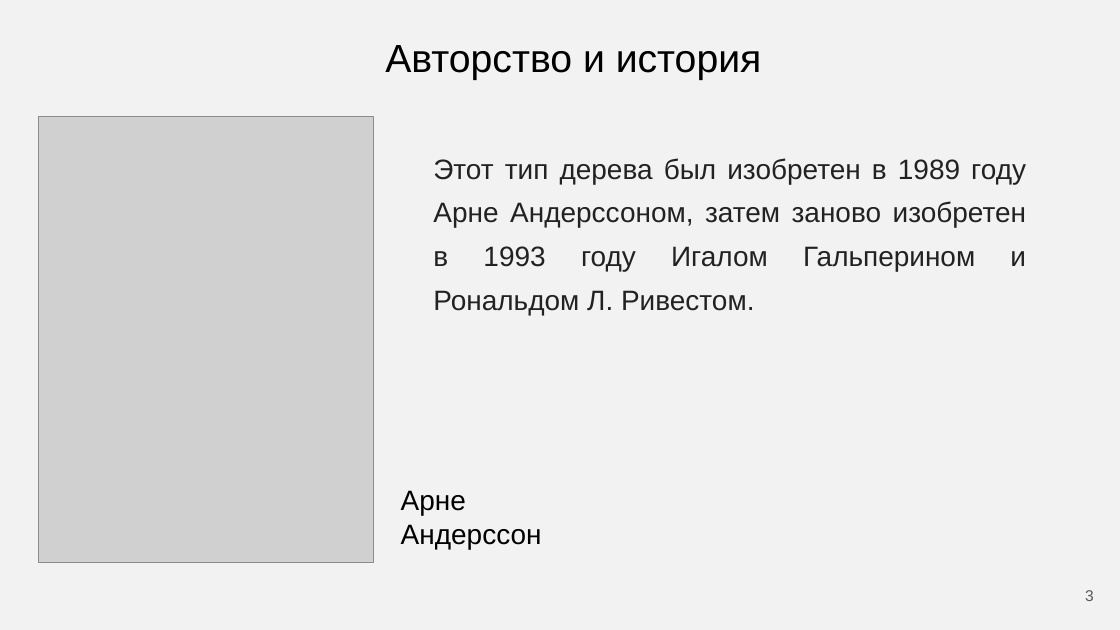
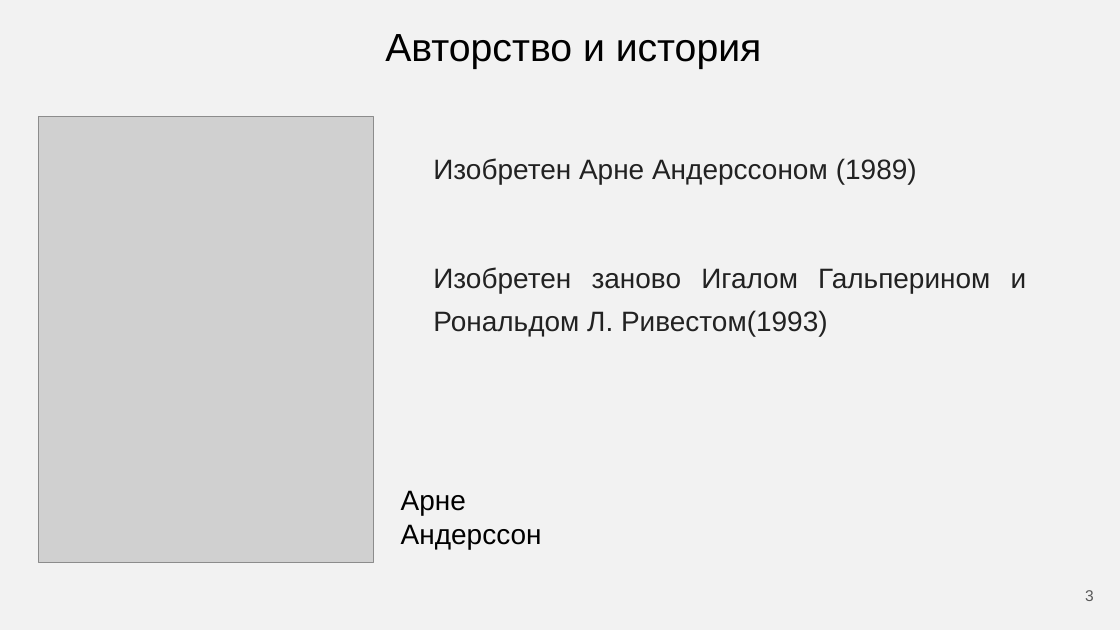
Before and after one commit to Flnchkv/ScapeGoat_Three, a slide deck: slide 3 of ScapeGoat Three.pptx. Drawn at 1120x630 pixels with LibreOffice and Linux fonts; fonts in the diff are those of the drawing; grey boxes stand for pictures. Boxes give left, top, right and bottom in pixels: in the first picture for what was removed or moved away, otherwise in the second. Text is boxed around its words. In the diff, an @@ line names an element or a change of style, - is before the commit and + after.

```diff
--- a/ScapeGoat Three.pptx
+++ b/ScapeGoat Three.pptx
@@ title "Авторство и история": place and size @@
-title "Авторство и история" at [385, 45, 762, 80]
+title "Авторство и история" at [385, 34, 762, 69]
@@ text at [433, 158, 1027, 337]: text changed @@
-Этот тип дерева был изобретен в 1989 году Арне Андерссоном, затем заново изобретен в 1993 году Игалом Гальперином и Рональдом Л. Ривестом.
+Изобретен Арне Андерссоном (1989)
+Изобретен заново Игалом Гальперином и Рональдом Л. Ривестом(1993)
```
Also in this commit, not shown: 2 other slides changed, 1 other file.
